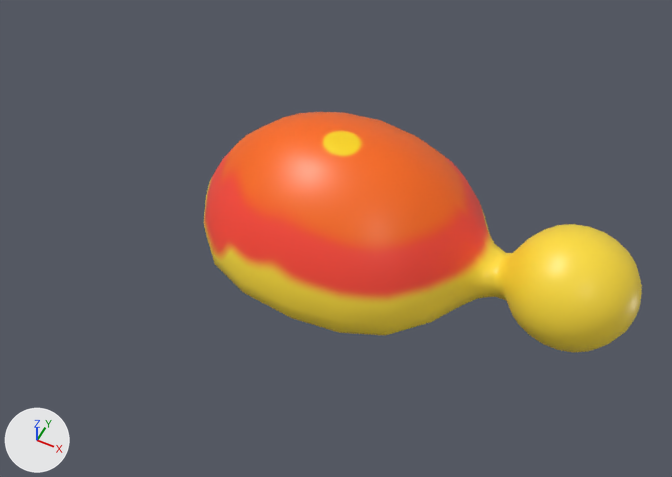
The glTF model dist/turtle.gltf: old version first, new version second.
One viewpoint serves both versions: a 50 mm lens placed at (2.65, -5.48, 6.36), pointed at (0.04, -0.27, -0.15). Arrows for +X, +Y and +Z are at lower left; the lights stay in place. Where no turn or scale is listed for an object, it has been applied to the vertices.

Objects in the first picture: 'turtle'.
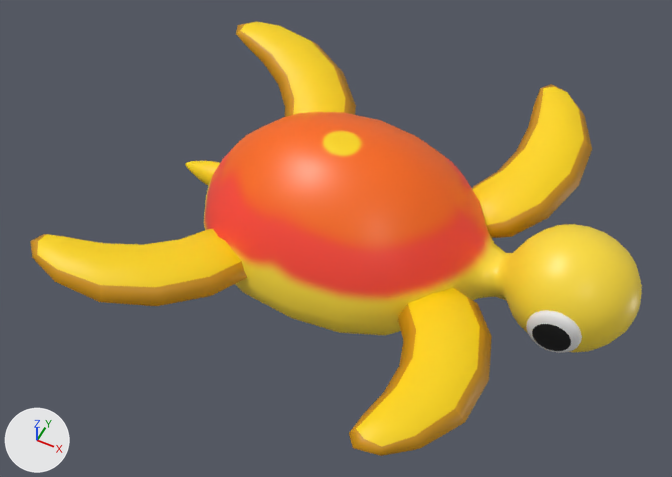
Location of each change, [x1, y1, x2, y2] in pixels of the pictures (672 x 477 px):
'Cube.001', added (yellow)
    after: [349, 84, 592, 456]
'Cube.002', added (yellow)
    after: [30, 22, 356, 306]
'eye.001', added
    after: [526, 310, 582, 353]
    faces in mat_eyewhite (white #e7e7e7): [526, 310, 582, 353]
    faces in mat_eyeblack (black #000000): [532, 324, 571, 351]
'Circle', added (yellow)
    after: [185, 161, 220, 186]

The change, as a diff of the scene's bpy script:
```diff
--- a/dist/turtle.gltf.py
+++ b/dist/turtle.gltf.py
@@ img_fins @@
+img_fins = load_image('fins', '_unpacked/fins', 1024, 1024, 'sRGB')
@@ mat_eyeblack @@
+mat_eyeblack = principled_material('eyeBlack')
+mat_eyeblack.base_color = (0.0, 0.0, 0.0)  # black #000000
@@ mat_eyewhite @@
+mat_eyewhite = principled_material('eyeWhite')
+mat_eyewhite.base_color = (0.8, 0.8, 0.8)  # white #e7e7e7
@@ mat_fins @@
+mat_fins = principled_material('fins')
+mat_fins.texture = img_fins
@@ me_cube_014 @@
+me_cube_014.from_pydata(...)  # 866 vertices, 1680 faces; spans x 1.974..2.442, y -0.61..0.61, z -0.237..0.24
+# faces by material slot: [720, 960]
+me_cube_014.materials.append(mat_eyeblack)  # black #000000
+me_cube_014.materials.append(mat_eyewhite)  # white #e7e7e7
@@ me_cube_003 @@
+me_cube_003.from_pydata(...)  # 116 vertices, 224 faces; spans x -2.21..-0.42, y -2.04..2.04, z -0.26..0.26
+me_cube_003.materials.append(mat_fins)  # picture img_fins
@@ me_cube_002 @@
+me_cube_002.from_pydata(...)  # 116 vertices, 224 faces; spans x 0.89..1.89, y -2.36..2.36, z -0.26..0.26
+me_cube_002.materials.append(mat_fins)  # picture img_fins
@@ me_circle @@
+me_circle.from_pydata(...)  # 109 vertices, 204 faces; spans x -1.799..-1.304, y -0.147..0.129, z -0.336..-0.058
+me_circle.materials.append(mat_fins)  # picture img_fins
@@ ob_eye_001 @@
+ob_eye_001 = bpy.data.objects.new('eye.001', me_cube_014)
+ob_eye_001.location = (0.0, 0.0, 0.0)
@@ ob_cube_002 @@
+ob_cube_002 = bpy.data.objects.new('Cube.002', me_cube_003)
+ob_cube_002.location = (0.0, 0.0, 0.0)
@@ ob_cube_001 @@
+ob_cube_001 = bpy.data.objects.new('Cube.001', me_cube_002)
+ob_cube_001.location = (0.0, 0.0, 0.0)
@@ ob_circle @@
+ob_circle = bpy.data.objects.new('Circle', me_circle)
+ob_circle.location = (0.0, 0.0, 0.0)
```
